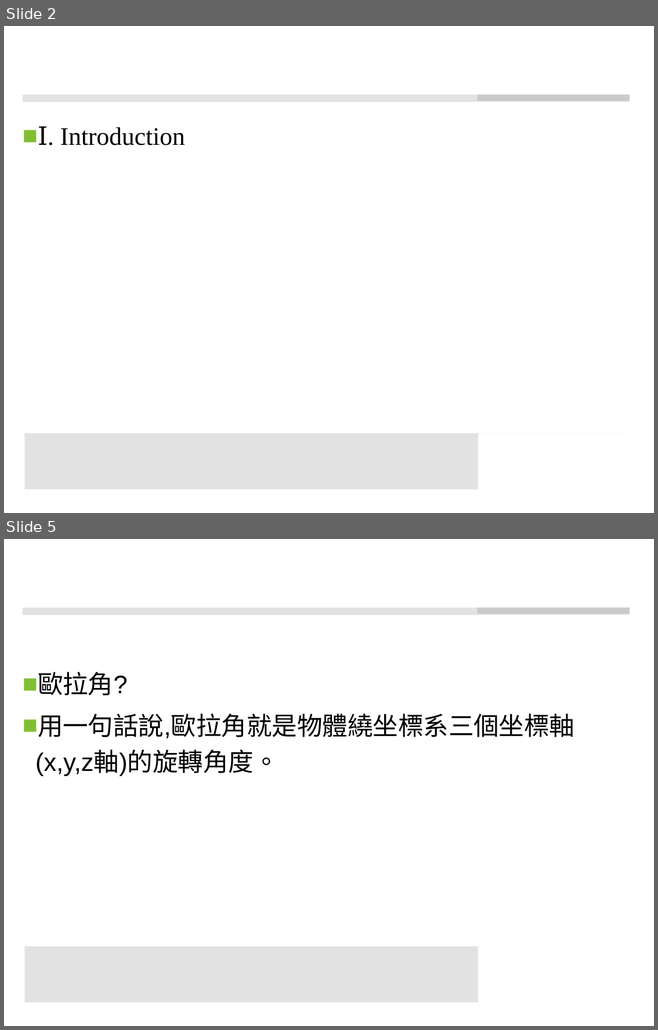
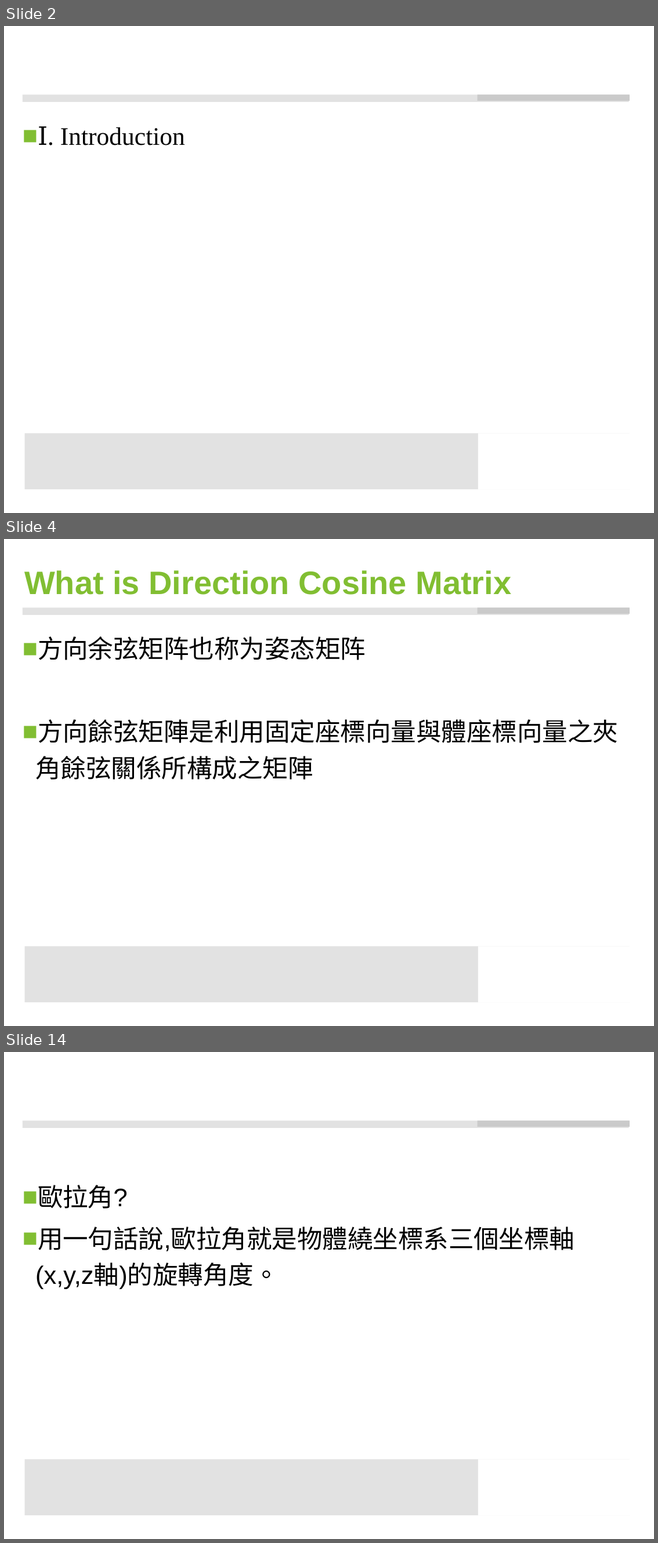
Before and after one commit to ccccjason/VR, a slide deck: data/my_dcm/DCM.pptx. Shown one above the other, each under a label of ours: slides 2 and 5 before the commit, slides 2, 4 and 14 after it; the slides between them are not shown. The pictures are 658x1030 and 658x1543 pixels, drawn with LibreOffice and Linux fonts; fonts in the diff are those of the drawing; background and template pictures are left out. Boxes give left, top, right and bottom in pixels: in the first picture for what was removed or moved away, otherwise in the second. Text is boxed around its words. In the diff, an @@ line names an element or a change of style, - is before the commit and + after.

```diff
--- a/data/my_dcm/DCM.pptx
+++ b/data/my_dcm/DCM.pptx
@@ slide 4 added at [4,539,654,1026], background #FFFFFF; not listed: 4 template elements that a slide beside it also shows @@
@@ title added at [24,570,511,595], 36 pt, text #81BE32, bold @@
+What is Direction Cosine Matrix
@@ text added at [35,636,618,780], 28 pt, text #000000 @@
+■ 方向余弦矩阵也称为姿态矩阵
+■ 方向餘弦矩陣是利用固定座標向量與體座標向量之夾角餘弦關係所構成之矩陣
@@ what was slide 5 is now slide 14 @@
```
Also in this commit, not shown: 3 slides changed, 8 other slides added.
